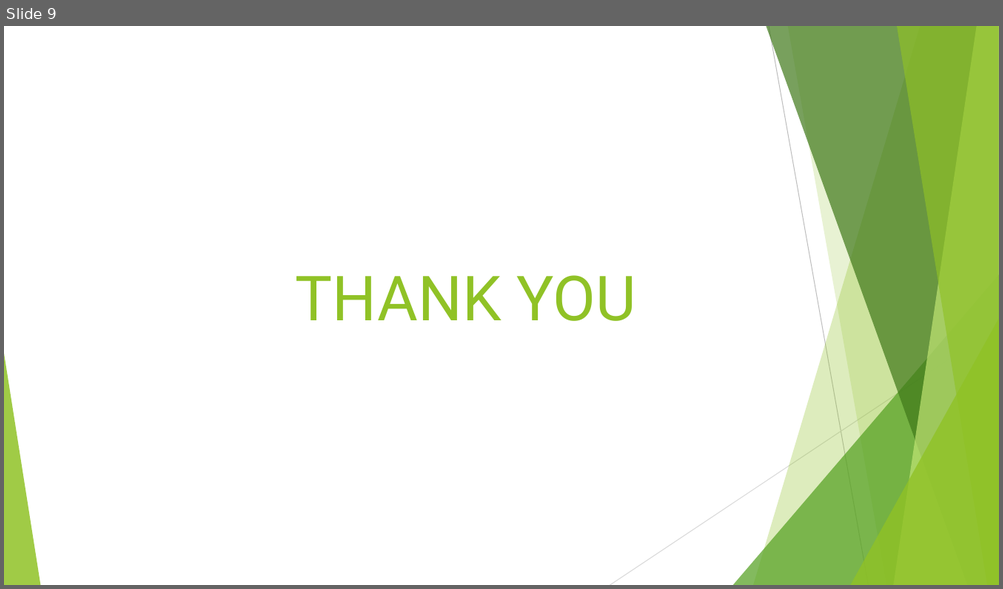
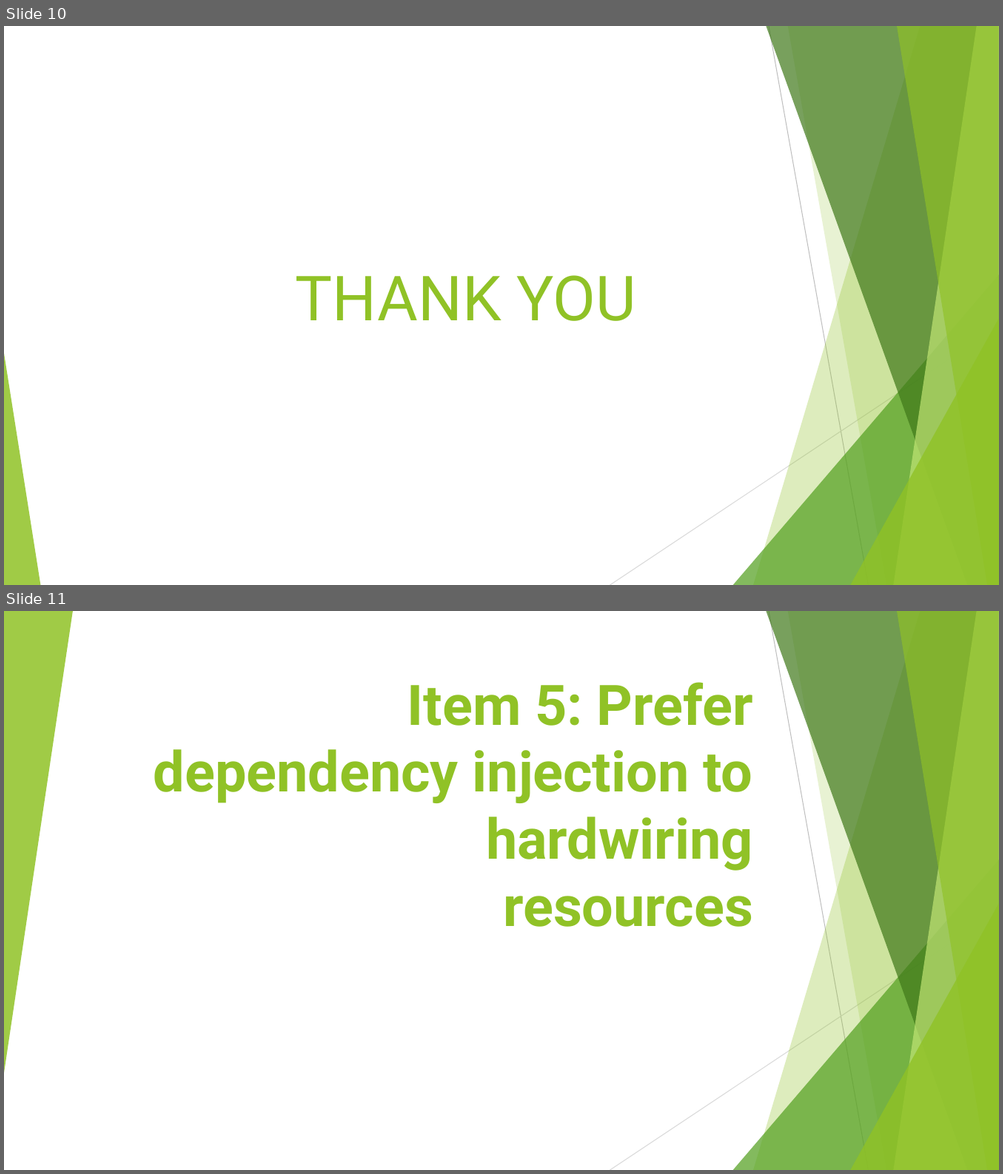
Before and after one commit to chinthanabt/EffectiveJava, a slide deck: EffectiveJava.pptx. Shown one above the other, each under a label of ours: slide 9 before the commit, slides 10 and 11 after it. The pictures are 1003x589 and 1003x1174 pixels, drawn with LibreOffice and Linux fonts; fonts in the diff are those of the drawing. Boxes give left, top, right and bottom in pixels: in the first picture for what was removed or moved away, otherwise in the second. Text is boxed around its words. In the diff, an @@ line names an element or a change of style, - is before the commit and + after.

```diff
--- a/EffectiveJava.pptx
+++ b/EffectiveJava.pptx
@@ slide 11 added at (4,611,999,1170), background #FFFFFF; not listed: 9 template elements that a slide beside it also shows @@
@@ triangle added at (4,611,73,1073), fill #90C226 at 85% opacity @@
@@ title added at (153,682,753,927), 54 pt, text #90C226, bold @@
+Item 5: Prefer dependency injection to hardwiring
+resources
@@ what was slide 9 is now slide 10 @@
```
Also in this commit, not shown: 11 other slides added.
